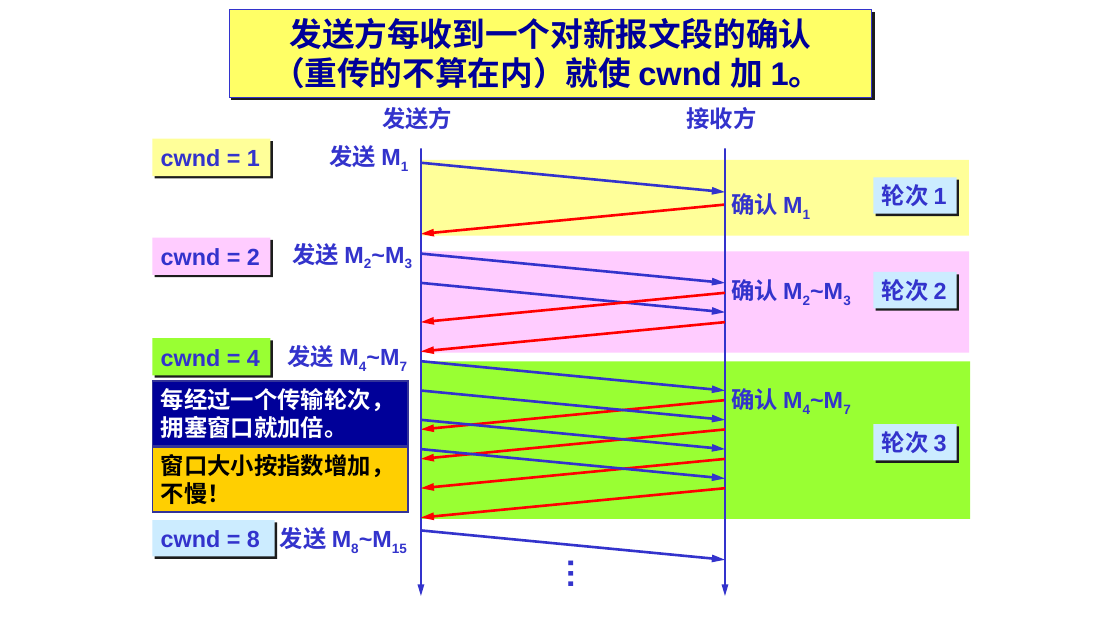
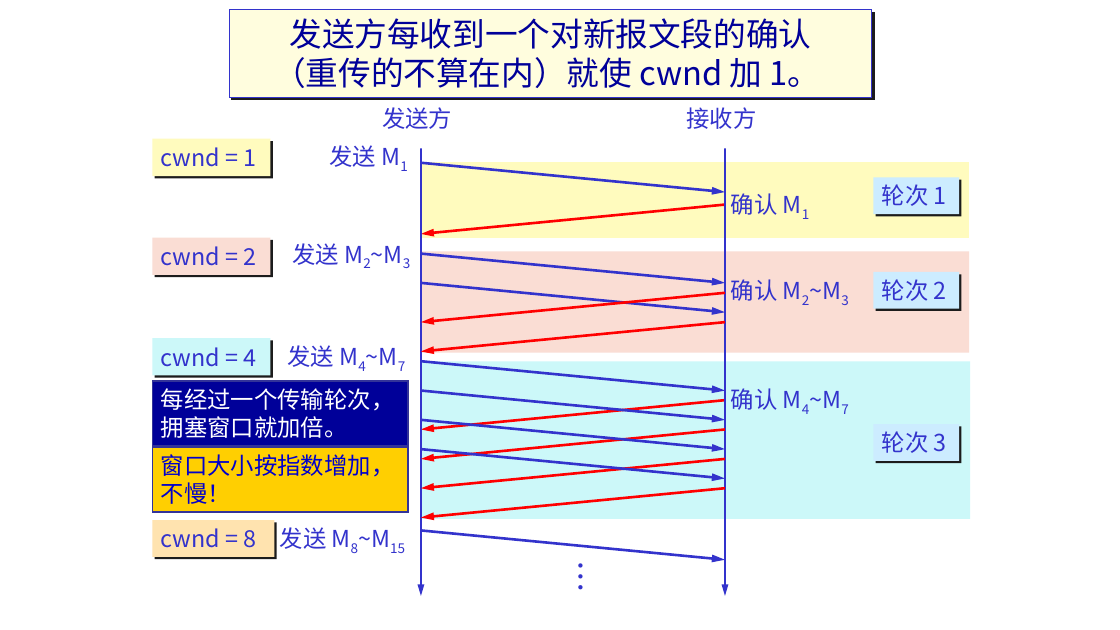
Before and after one commit to network-whu/2021, a slide deck: slide 154 of slides/instruction/05.pptx (slide 149 before the commit). Drawn at 1120x630 pixels with LibreOffice and Linux fonts; fonts in the diff are those of the drawing. Boxes give left, top, right and bottom in pixels: in the first picture for what was removed or moved away, otherwise in the second. Text is boxed around its words. In the diff, an @@ line names an element or a change of style, - is before the commit and + after.

```diff
--- a/slides/instruction/05.pptx
+++ b/slides/instruction/05.pptx
@@ rectangle "发送方每收到一个对新报文段的确认" at (x1=229, y1=10, x2=872, y2=98): font Arial to Noto Sans CJK SC, bold off; fill #FFFF66 to #FFFDDE @@
@@ rectangle "cwnd = 1" at (x1=152, y1=139, x2=271, y2=176): font Arial to Noto Sans CJK SC, bold off; fill #FFFF99 to #FFFBBE @@
@@ rectangle at (x1=421, y1=162, x2=970, y2=238): fill #FFFF99 to #FFFBBE @@
@@ rectangle "cwnd = 2" at (x1=152, y1=238, x2=271, y2=275): font Arial to Noto Sans CJK SC, bold off; fill #FFCCFF to #FADDD4 @@
@@ rectangle at (x1=421, y1=251, x2=970, y2=353): fill #FFCCFF to #FADDD4 @@
@@ rectangle "cwnd = 4" at (x1=152, y1=338, x2=271, y2=375): font Arial to Noto Sans CJK SC, bold off; fill #99FF33 to #CCF8F9 @@
@@ rectangle "每经过一个传输轮次，拥塞窗口就加倍。" at (x1=152, y1=381, x2=408, y2=446): font Cabin to Noto Sans CJK SC, bold off @@
@@ rectangle at (x1=422, y1=361, x2=970, y2=519): fill #99FF33 to #CCF8F9 @@
@@ rectangle "窗口大小按指数增加，不慢！" at (x1=152, y1=447, x2=408, y2=512): font Cabin to Noto Sans CJK SC, text colour #000000 to #0000CC, bold off @@
@@ rectangle "cwnd = 8" at (x1=152, y1=520, x2=274, y2=557): font Arial to Noto Sans CJK SC, bold off; fill #CCECFF to #FFE3AF @@
@@ font Arial to Noto Sans CJK SC, bold off in 13 elements at (x1=382, y1=107, x2=452, y2=129), (x1=687, y1=107, x2=757, y2=129), (x1=874, y1=177, x2=960, y2=214), (x1=874, y1=272, x2=960, y2=309), (x1=874, y1=424, x2=960, y2=461), (x1=329, y1=145, x2=376, y2=167), (x1=731, y1=193, x2=778, y2=215), (x1=731, y1=279, x2=778, y2=301), (x1=731, y1=388, x2=778, y2=410), (x1=287, y1=345, x2=334, y2=367), (x1=292, y1=243, x2=339, y2=265), (x1=280, y1=527, x2=327, y2=549), (x1=557, y1=552, x2=605, y2=596) @@
```
Also in this commit, not shown: 85 other slides changed, 10 slides added, 1 slide removed, 3 other files.
